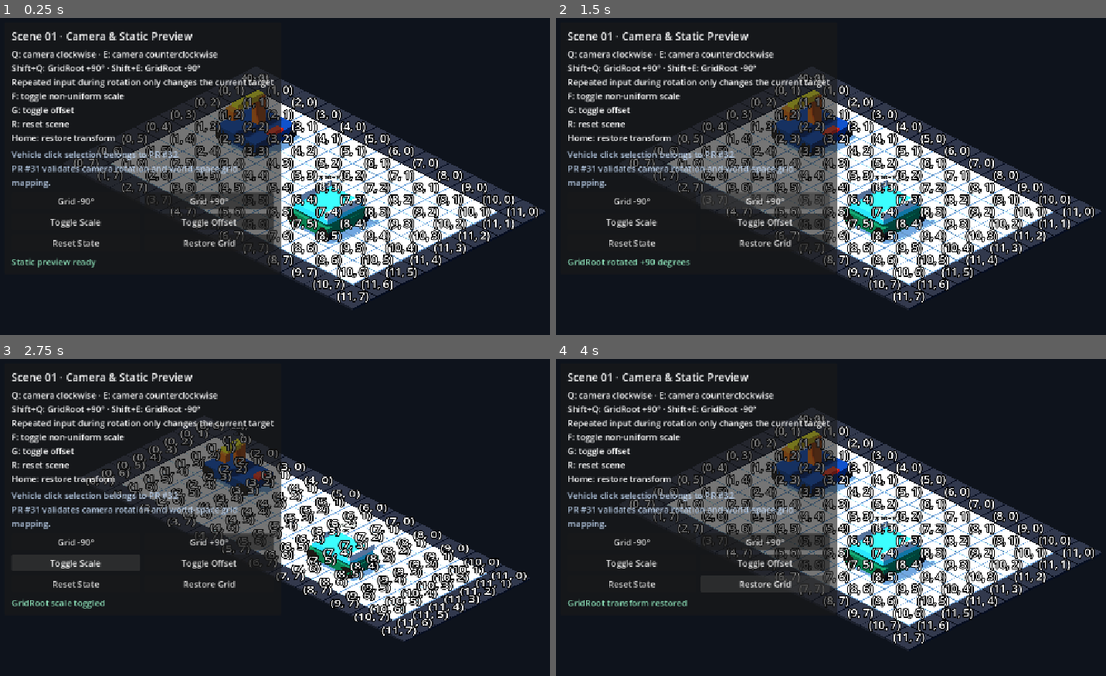
Above: before the commit, frames 1-4 (two rows, left to right).
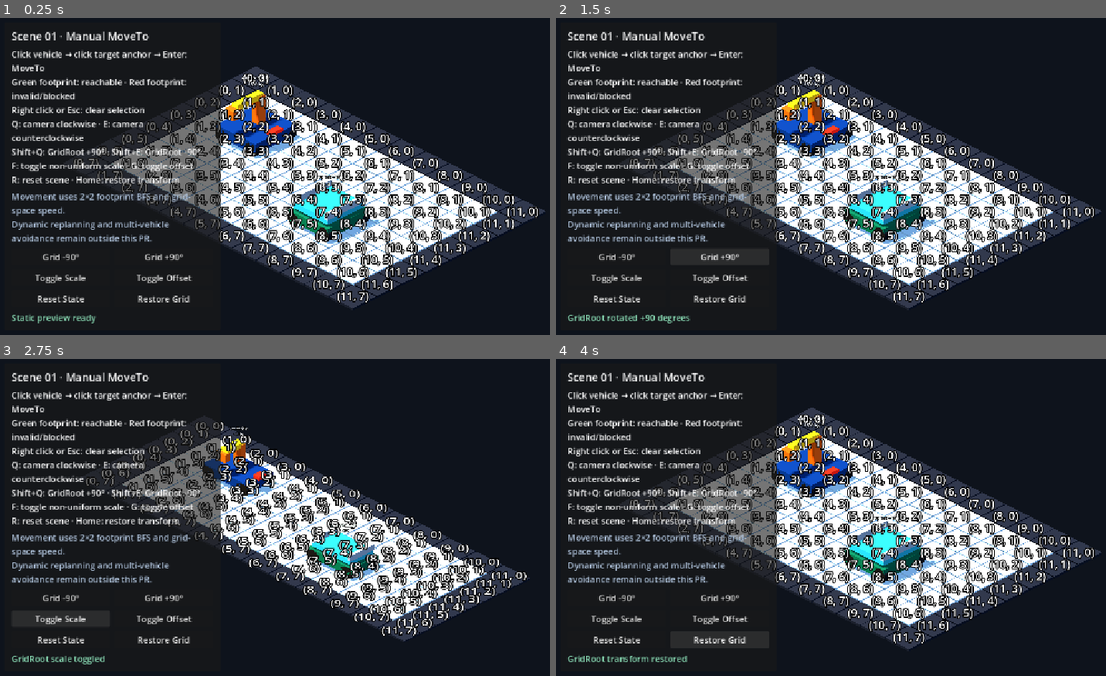
Above: after the commit, the same moments.

Repository: Ri0n72Y/automata
Game: Godot game, scene res://scenes/scene_01/scene_01_basic_packing.tscn
Same seed, same stepped clock (60 frames per second), same inputs: the game is played once before the commit and once after it.
Inputs:
- Up to frame 1 (0.25 s): no input
- Up to frame 2 (1.5 s): click "Grid -90°" at 0.5 s; click "Grid +90°" at 1.25 s
- Up to frame 3 (2.75 s): click "Toggle Scale" at 2 s
- Up to frame 4 (4 s): click "Toggle Offset" at 2.75 s; click "Restore Grid" at 3.5 s

The runs differ from the first frame. In frame 1, 13% of the frame differs, in the area x 1-52%, y 4-97%; in frame 2, 13%; in frame 3, 12%; in frame 4, 14%, in the area x 1-52%, y 4-96%.

Commit message:
[codex]docs(scene-01): expose manual MoveTo controls

Diff:
--- a/scenes/scene_01/components/scene_01_manual_ui.tscn
+++ b/scenes/scene_01/components/scene_01_manual_ui.tscn
@@ -18,8 +18,8 @@
 layout_mode = 0
 offset_left = 16.0
 offset_top = 16.0
-offset_right = 392.0
-offset_bottom = 392.0
+offset_right = 420.0
+offset_bottom = 458.0
 mouse_filter = 1
 
 [node name="Margin" type="MarginContainer" parent="RootControl/Panel"]
@@ -35,16 +35,17 @@
 
 [node name="Title" type="Label" parent="RootControl/Panel/Margin/VBox"]
 layout_mode = 2
-text = "Scene 01 · Camera & Static Preview"
+text = "Scene 01 · Manual MoveTo"
 theme_override_font_sizes/font_size = 20
 
 [node name="Instructions" type="Label" parent="RootControl/Panel/Margin/VBox"]
 layout_mode = 2
-text = "Q: camera clockwise · E: camera counterclockwise\nShift+Q: GridRoot +90° · Shift+E: GridRoot -90°\nRepeated input during rotation only changes the current target\nF: toggle non-uniform scale\nG: toggle offset\nR: reset scene\nHome: restore transform"
+text = "Click vehicle → click target anchor → Enter: MoveTo\nGreen footprint: reachable · Red footprint: invalid/blocked\nRight click or Esc: clear selection\nQ: camera clockwise · E: camera counterclockwise\nShift+Q: GridRoot +90° · Shift+E: GridRoot -90°\nF: toggle non-uniform scale · G: toggle offset\nR: reset scene · Home: restore transform"
+autowrap_mode = 2
 
 [node name="ScopeNote" type="Label" parent="RootControl/Panel/Margin/VBox"]
 layout_mode = 2
-text = "Vehicle click selection belongs to PR #32.\nPR #31 validates camera rotation and world-space grid mapping."
+text = "Movement uses 2×2 footprint BFS and grid-space speed.\nDynamic replanning and multi-vehicle avoidance remain outside this PR."
 autowrap_mode = 2
 modulate = Color(0.72, 0.8, 0.9, 1)
 
@@ -93,7 +94,7 @@
 [node name="StatusLabel" type="Label" parent="RootControl/Panel/Margin/VBox"]
 unique_name_in_owner = true
 layout_mode = 2
-text = "Camera preview ready"
+text = "Manual MoveTo ready"
 modulate = Color(0.55, 0.88, 0.72, 1)
 
 [connection signal="pressed" from="RootControl/Panel/Margin/VBox/RotateRow/RotateLeft" to="." method="_on_rotate_left_pressed"]
